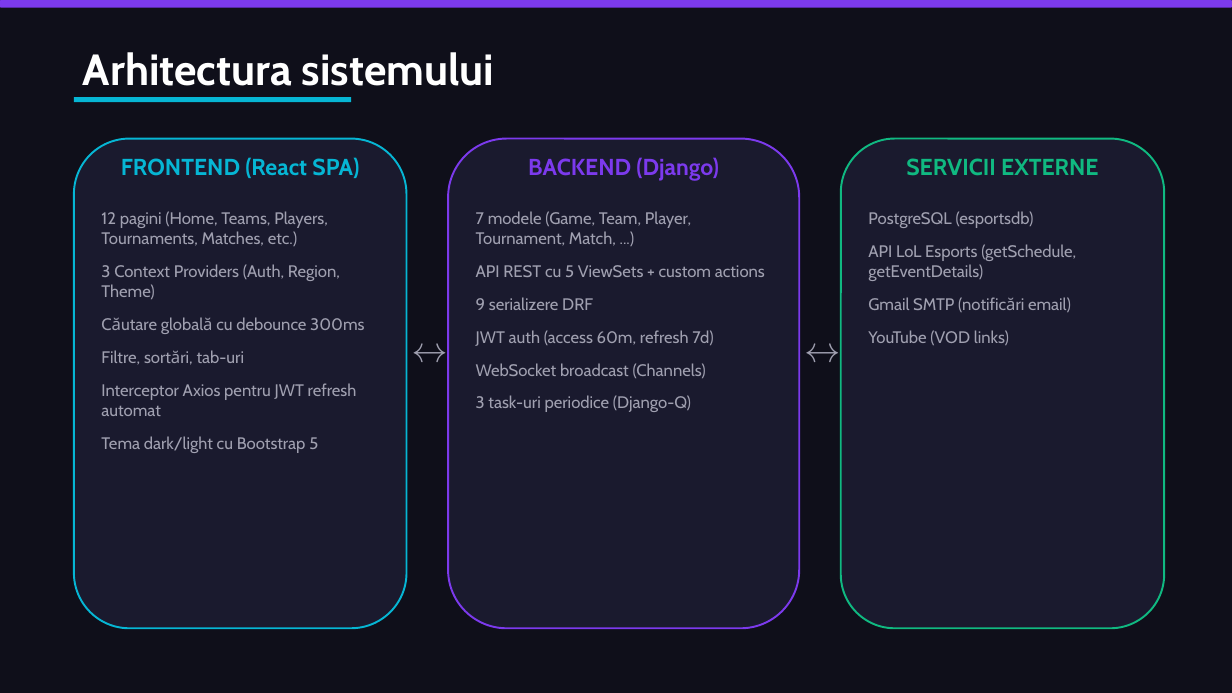
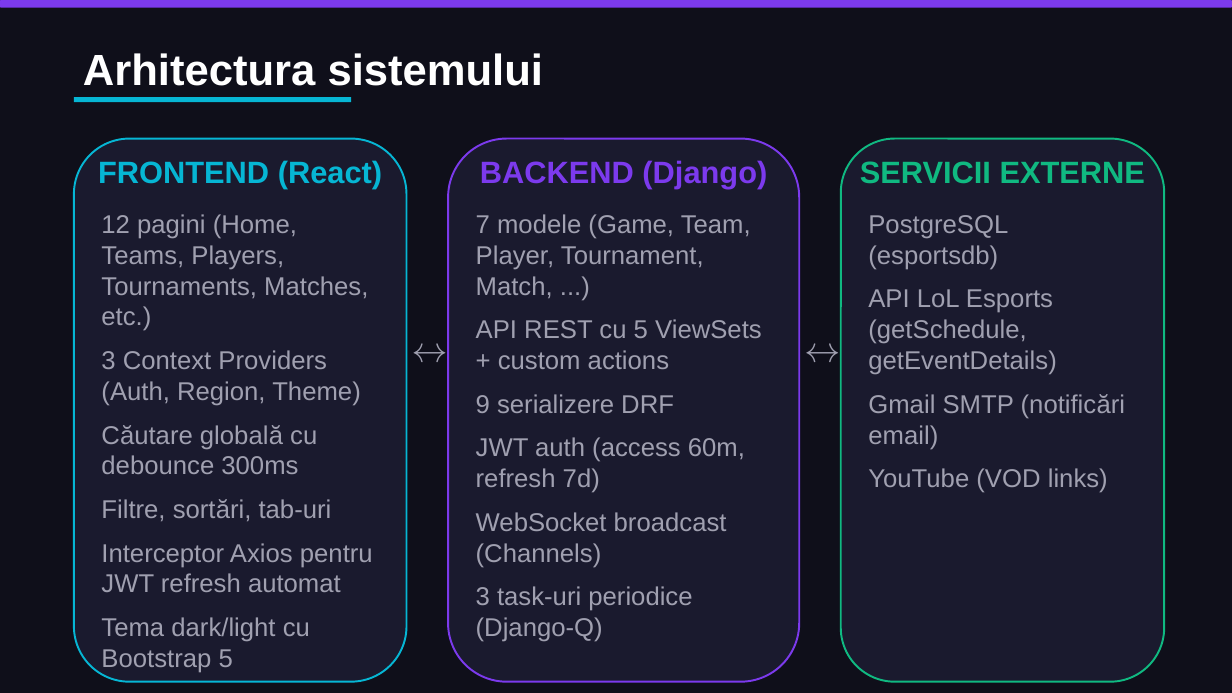
Before and after one commit to MarioCioara/licenta, a slide deck: slide 5 of Cioara_Mario_Prezentare_AIA_Licenta.pptx. Drawn at 1232x693 pixels with LibreOffice and Linux fonts; fonts in the diff are those of the drawing. Boxes give left, top, right and bottom in pixels: in the first picture for what was removed or moved away, otherwise in the second. Text is boxed around its words. In the diff, an @@ line names an element or a change of style, - is before the commit and + after.

```diff
--- a/Cioara_Mario_Prezentare_AIA_Licenta.pptx
+++ b/Cioara_Mario_Prezentare_AIA_Licenta.pptx
@@ text "Arhitectura sistemului" at <box>83,53,543,86</box>: font Cabin to Arial @@
@@ rounded rectangle: place and size @@
-rounded rectangle at <box>74,139,407,628</box>
+rounded rectangle at <box>74,139,407,682</box>
@@ text "BACKEND (Django)" at <box>480,160,767,189</box>: size 18 to 24 pt, font Cabin to Arial @@
@@ rounded rectangle: place and size @@
-rounded rectangle at <box>448,139,799,628</box>
+rounded rectangle at <box>448,139,799,682</box>
@@ text "SERVICII EXTERNE" at <box>860,161,1145,184</box>: size 18 to 24 pt, font Cabin to Arial @@
@@ rounded rectangle: place and size @@
-rounded rectangle at <box>841,139,1165,628</box>
+rounded rectangle at <box>841,139,1165,682</box>
@@ text at <box>98,160,382,188</box>: text changed; size 18 to 24 pt; font Cabin to Arial @@
-FRONTEND (React SPA)
+FRONTEND (React)
@@ size 13 to 20 pt, font Cabin to Arial in 3 elements at <box>476,214,762,642</box>, <box>101,214,373,673</box>, <box>868,215,1125,493</box> @@
```
Also in this commit, not shown: 7 other slides changed.
